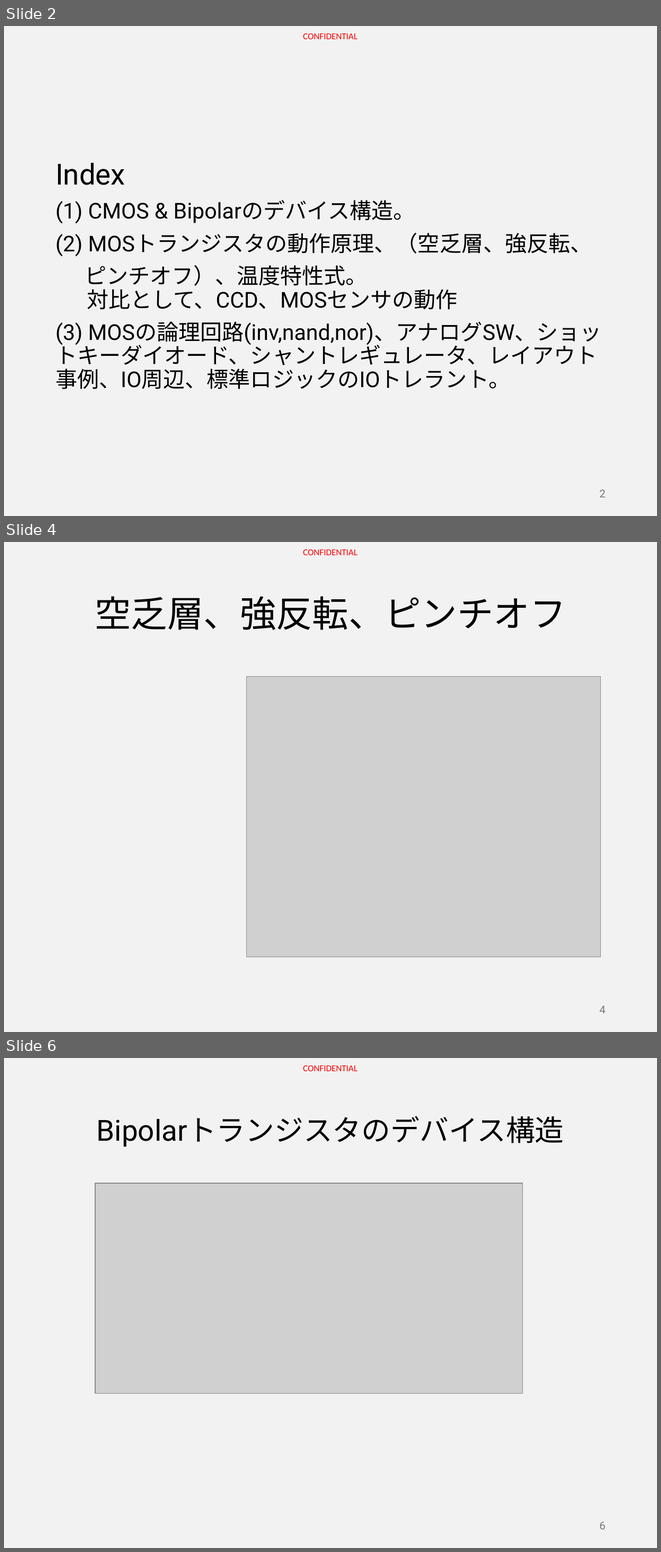
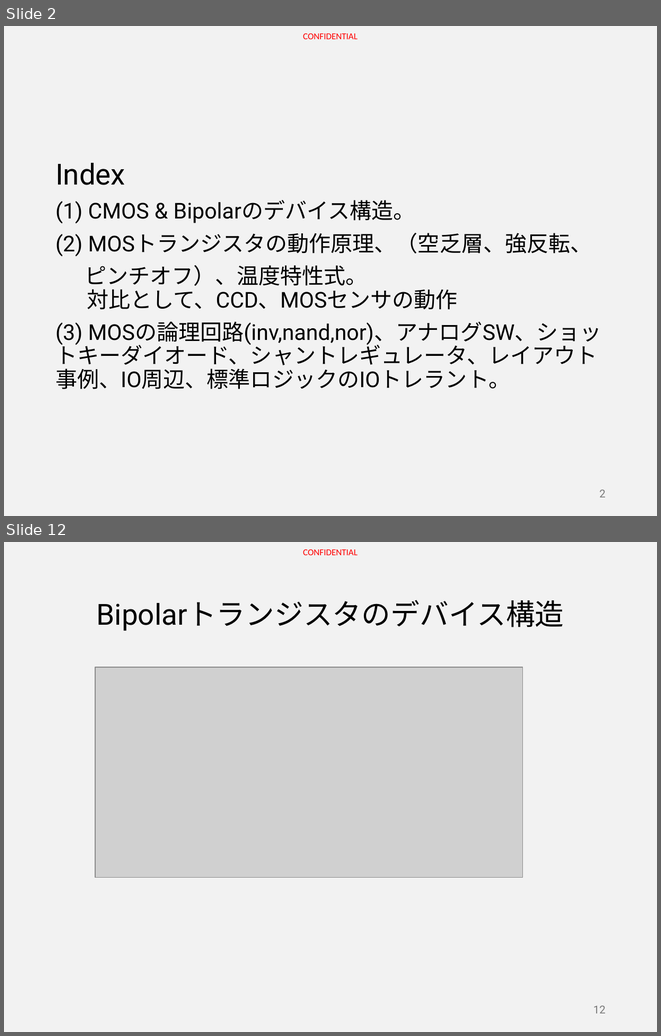
Before and after one commit to HiroyaIto/sansen, a slide deck: MOS-TrとICの基本&Tips Part1.pptx. Shown one above the other, each under a label of ours: slides 2, 4 and 6 before the commit, slides 2 and 12 after it; the slides between them are not shown. The pictures are 661x1552 and 661x1036 pixels, drawn with LibreOffice and Linux fonts; fonts in the diff are those of the drawing; grey boxes stand for pictures. Boxes give left, top, right and bottom in pixels: in the first picture for what was removed or moved away, otherwise in the second. Text is boxed around its words. In the diff, an @@ line names an element or a change of style, - is before the commit and + after.

```diff
--- a/MOS-TrとICの基本&Tips Part1.pptx
+++ b/MOS-TrとICの基本&Tips Part1.pptx
@@ slide 4 removed at (x1=4, y1=542, x2=657, y2=1032), background #F2F2F2; not listed: 1 template element that a slide beside it also shows @@
@@ title removed at (x1=95, y1=596, x2=566, y2=630) @@
-空乏層、強反転、ピンチオフ
@@ picture removed at (x1=246, y1=677, x2=600, y2=956) @@
@@ page number removed at (x1=599, y1=1005, x2=606, y2=1013) @@
-4
@@ what was slide 6 is now slide 12 @@
@@ page number at (x1=593, y1=1005, x2=606, y2=1013): text changed @@
-6
+12
```
Also in this commit, not shown: 2 slides changed, 9 slides added.
